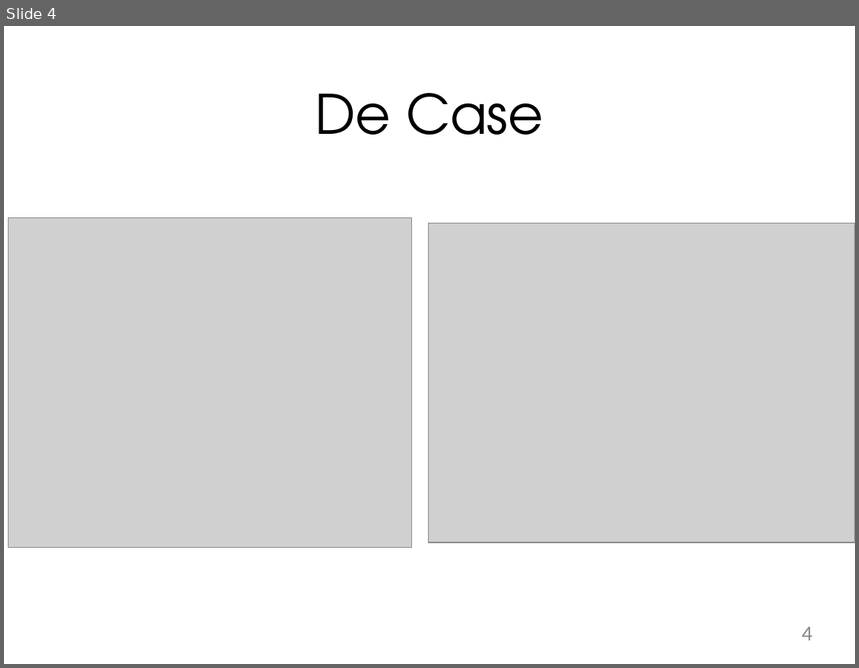
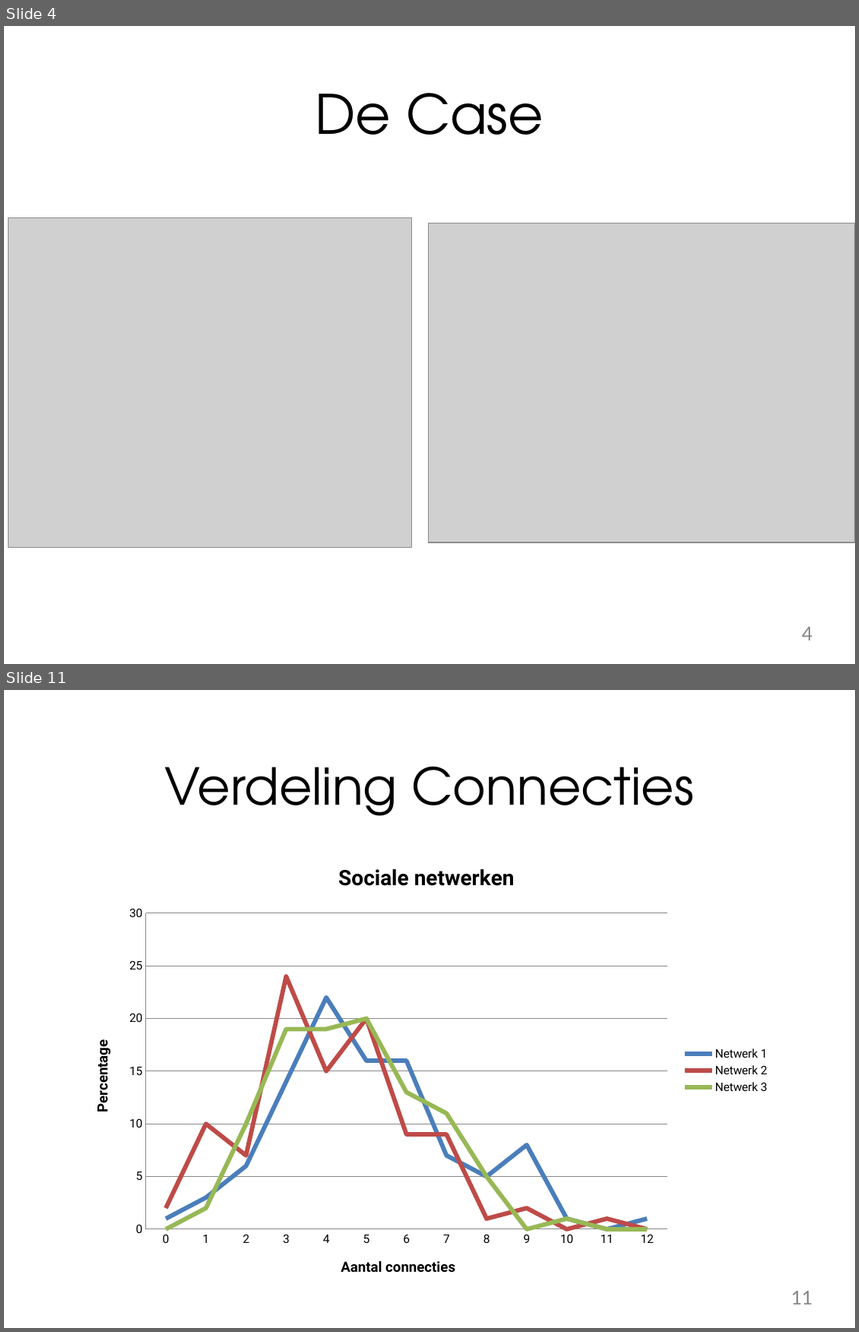
Before and after one commit to ekgorter/-c0ffee, a slide deck: Presentatie 3 Kaartkleuren.pptx. Shown one above the other, each under a label of ours: slide 4 before the commit, slides 4 and 11 after it; the slides between them are not shown. The pictures are 859x668 and 859x1332 pixels, drawn with LibreOffice and Linux fonts; fonts in the diff are those of the drawing; grey boxes stand for pictures; background and template pictures are left out. Boxes give left, top, right and bottom in pixels: in the first picture for what was removed or moved away, otherwise in the second. Text is boxed around its words. In the diff, an @@ line names an element or a change of style, - is before the commit and + after.

```diff
--- a/Presentatie 3 Kaartkleuren.pptx
+++ b/Presentatie 3 Kaartkleuren.pptx
@@ slide 11 added at bbox=[4, 690, 855, 1328], background picture (left out) @@
@@ title added at bbox=[165, 766, 694, 816], 43 pt, text #000000 @@
+Verdeling Connecties
@@ line chart added at bbox=[75, 847, 778, 1294] @@
+title "Sociale netwerken"
+categories: 0.0, 1.0, 2.0, 3.0, 4.0, 5.0, 6.0, 7.0, 8.0, 9.0, 10.0, 11.0, 12.0
+Netwerk 1: 1, 3, 6, 14, 22, 16, 16, 7, 5, 8, 1, 0, 1
+Netwerk 2: 2, 10, 7, 24, 15, 20, 9, 9, 1, 2, 0, 1, 0
+Netwerk 3: 0, 2, 10, 19, 19, 20, 13, 11, 5, 0, 1, 0, 0
@@ page number added at bbox=[791, 1291, 813, 1305], 18 pt, text #888888 @@
+11
```
Also in this commit, not shown: 14 slides changed, 5 other slides added, 2 slides removed.
